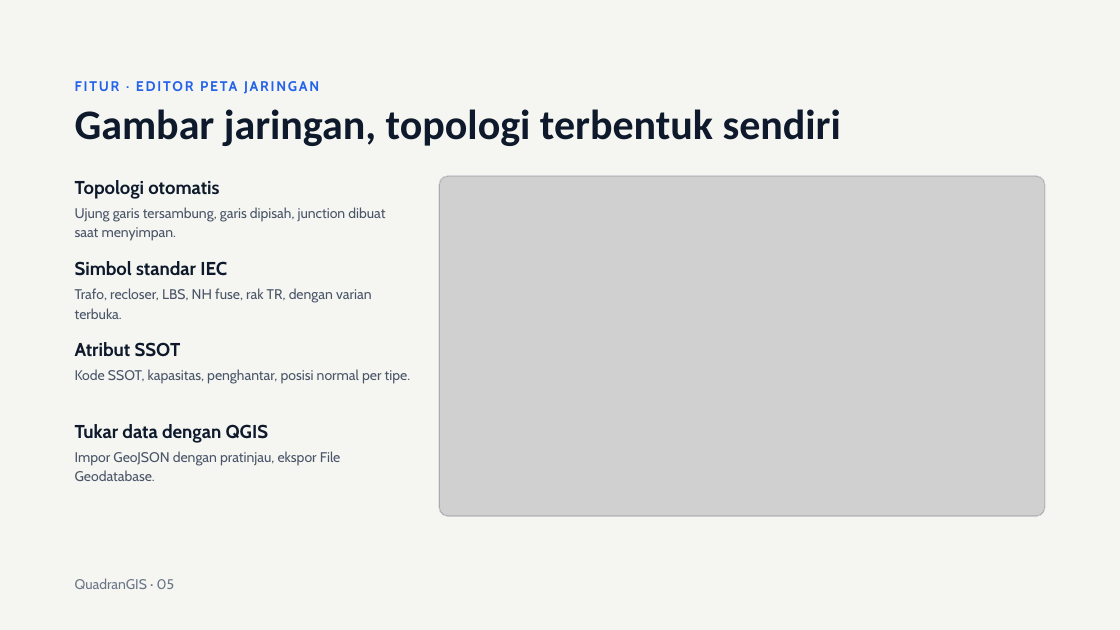
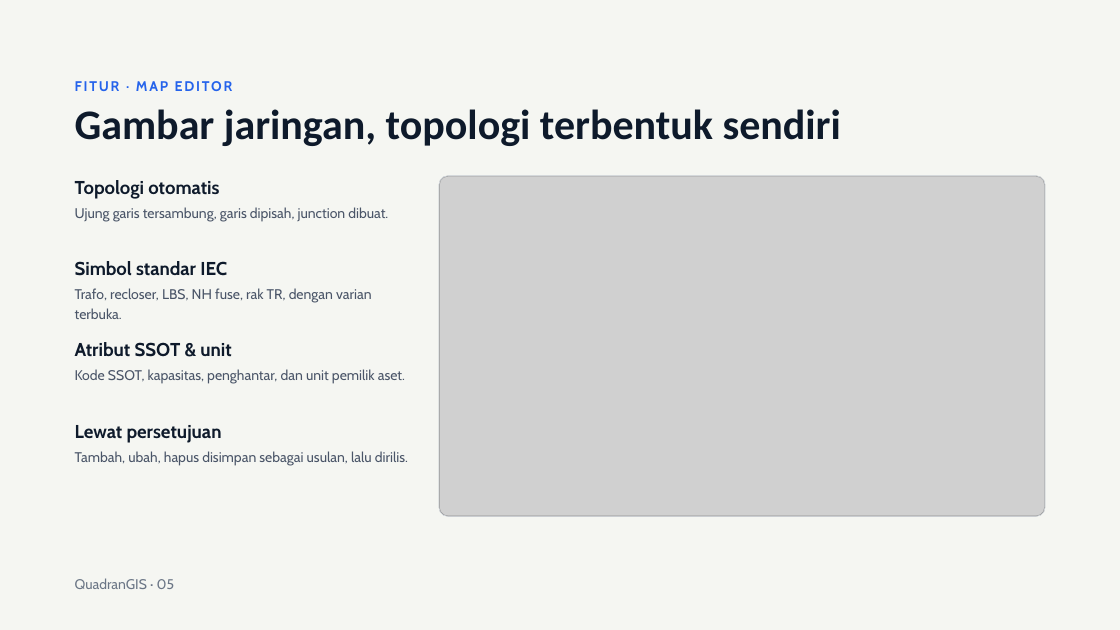
Before and after one commit to hendrapoernama/quadranGIS, a slide deck: slide 5 of docs/Presentasi QuadranGIS.pptx. Drawn at 1120x630 pixels with LibreOffice and Linux fonts; fonts in the diff are those of the drawing; grey boxes stand for pictures. Boxes give left, top, right and bottom in pixels: in the first picture for what was removed or moved away, otherwise in the second. Text is boxed around its words. In the diff, an @@ line names an element or a change of style, - is before the commit and + after.

```diff
--- a/docs/Presentasi QuadranGIS.pptx
+++ b/docs/Presentasi QuadranGIS.pptx
@@ text at (75, 81, 233, 91): text changed @@
-FITUR · EDITOR PETA JARINGAN
+FITUR · MAP EDITOR
@@ text at (75, 207, 388, 222): text changed @@
-Ujung garis tersambung, garis dipisah, junction dibuat saat menyimpan.
+Ujung garis tersambung, garis dipisah, junction dibuat.
@@ text at (75, 342, 231, 357): text changed @@
-Atribut SSOT
+Atribut SSOT & unit
@@ text at (75, 369, 405, 384): text changed @@
-Kode SSOT, kapasitas, penghantar, posisi normal per tipe.
+Kode SSOT, kapasitas, penghantar, dan unit pemilik aset.
@@ text at (75, 425, 222, 443): text changed @@
-Tukar data dengan QGIS
+Lewat persetujuan
@@ text at (75, 451, 408, 466): text changed @@
-Impor GeoJSON dengan pratinjau, ekspor File Geodatabase.
+Tambah, ubah, hapus disimpan sebagai usulan, lalu dirilis.
```
Also in this commit, not shown: 19 other slides changed, 8 slides added, 55 other files.
